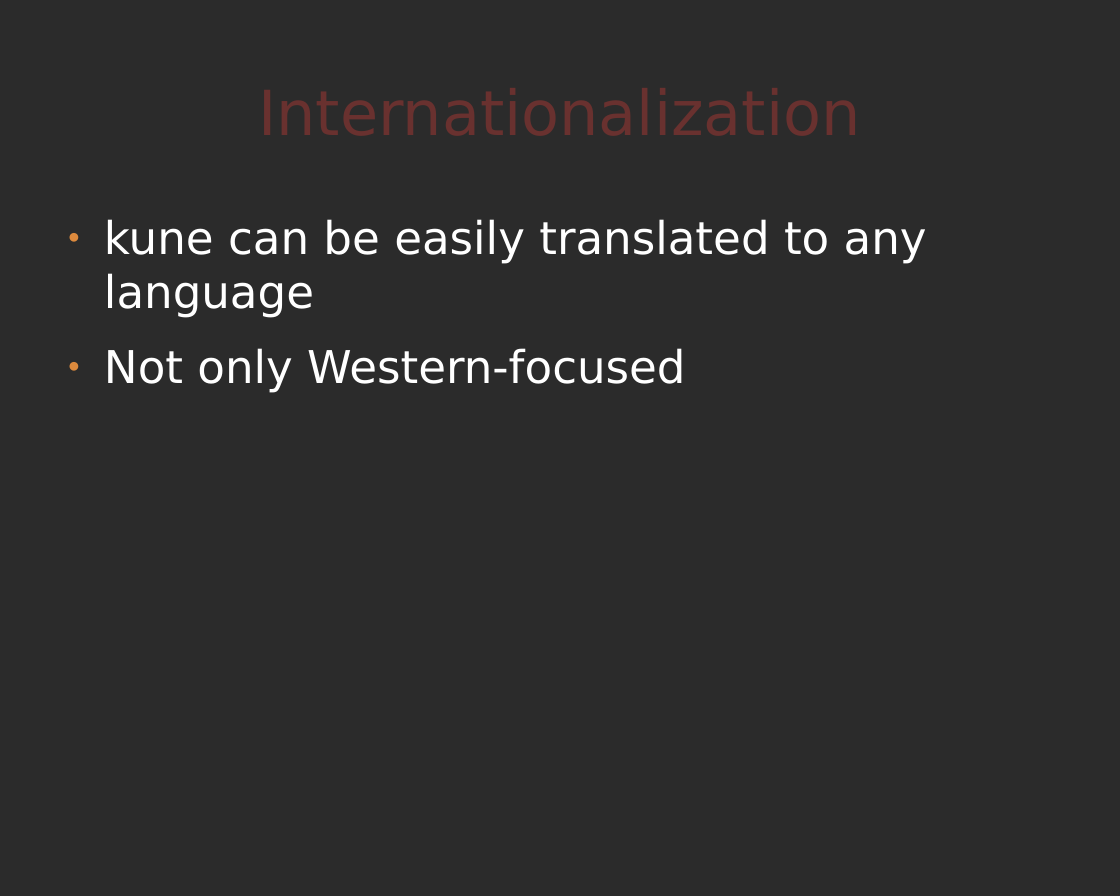
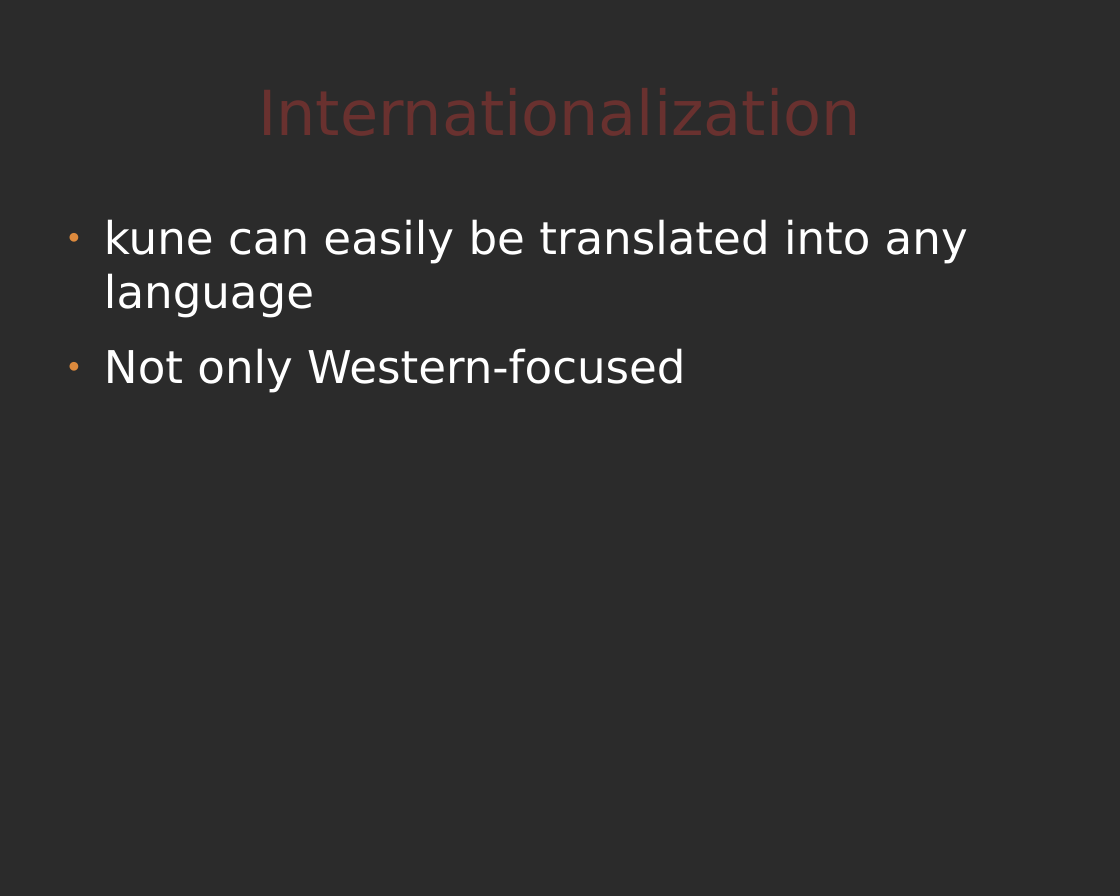
Before and after one commit to comunes/kune, a slide deck: slide 14 of doc/kune-ene-09.odp. Drawn at 1120x896 pixels with LibreOffice and Linux fonts; fonts in the diff are those of the drawing; background and template pictures are left out; a plain dark background stands for a picture behind light text. Boxes give left, top, right and bottom in pixels: in the first picture for what was removed or moved away, otherwise in the second. Text is boxed around its words. In the diff, an @@ line names an element or a change of style, - is before the commit and + after.

Commit message:
Changes made in slides 5, 7, 9, 10, 11, 13, 14, 16, 17, 20, 21 and 22

```diff
--- a/doc/kune-ene-09.odp
+++ b/doc/kune-ene-09.odp
@@ text at (104, 219, 968, 318): text changed @@
-● kune can be easily translated to any language
+● kune can easily be translated into any language
```
Also in this commit, not shown: 11 other slides changed.
